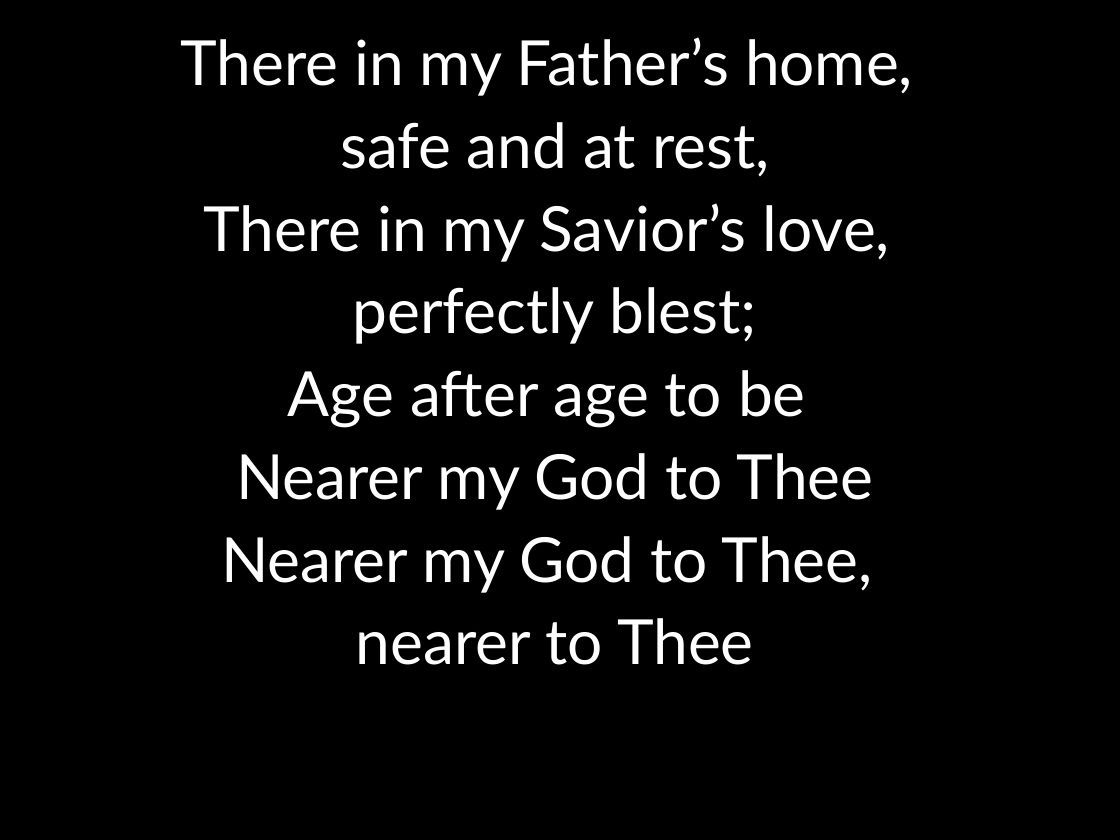
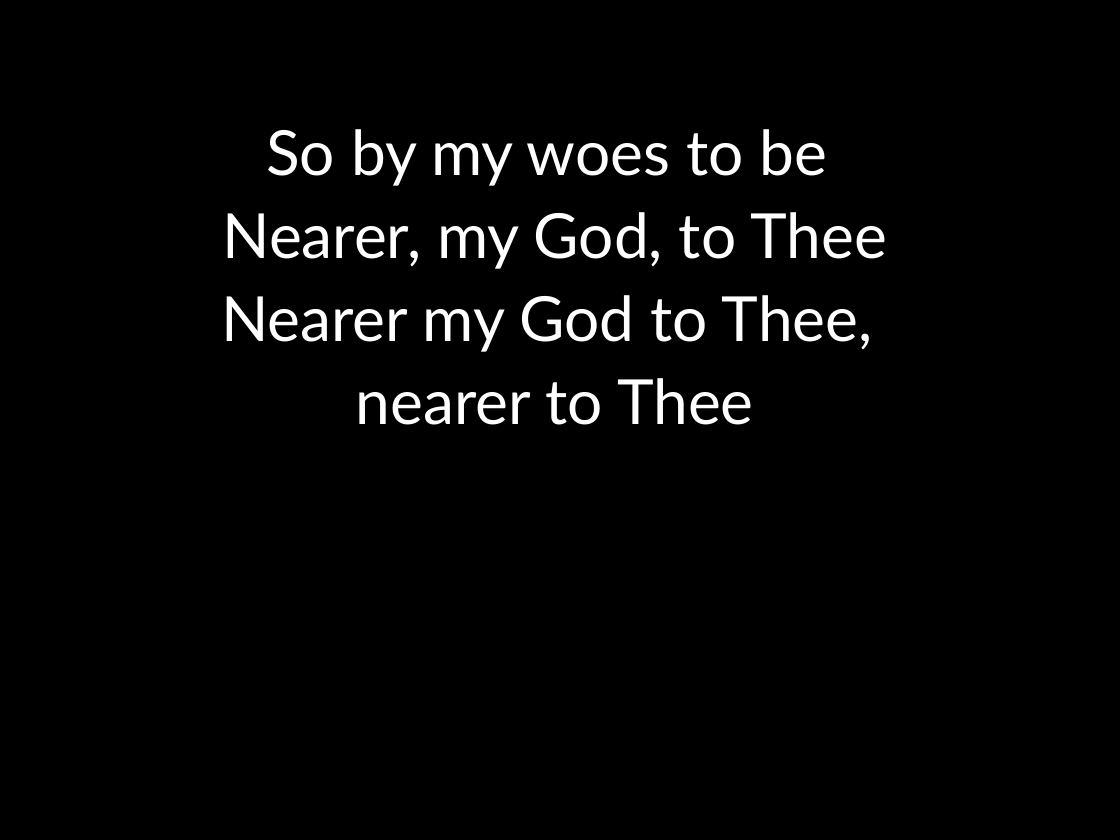
Before and after one commit to kendall412/worship, a slide deck: slide 7 of Nearer My God To Thee .pptx (slide 2 before the commit). Drawn at 1120x840 pixels with LibreOffice and Linux fonts; fonts in the diff are those of the drawing. Boxes give left, top, right and bottom in pixels: in the first picture for what was removed or moved away, otherwise in the second. Text is boxed around its words. In the diff, an @@ line names an element or a change of style, - is before the commit and + after.

```diff
--- a/Nearer My God To Thee .pptx
+++ b/Nearer My God To Thee .pptx
@@ subtitle at [223, 129, 887, 269]: text changed @@
-There in my Father’s home,
-safe and at rest,
-There in my Savior’s love,
-perfectly blest;
-Age after age to be
-Nearer my God to Thee
+So by my woes to be
+Nearer, my God, to Thee
```
Also in this commit, not shown: 3 other slides changed, 4 slides added, 8 other files.
